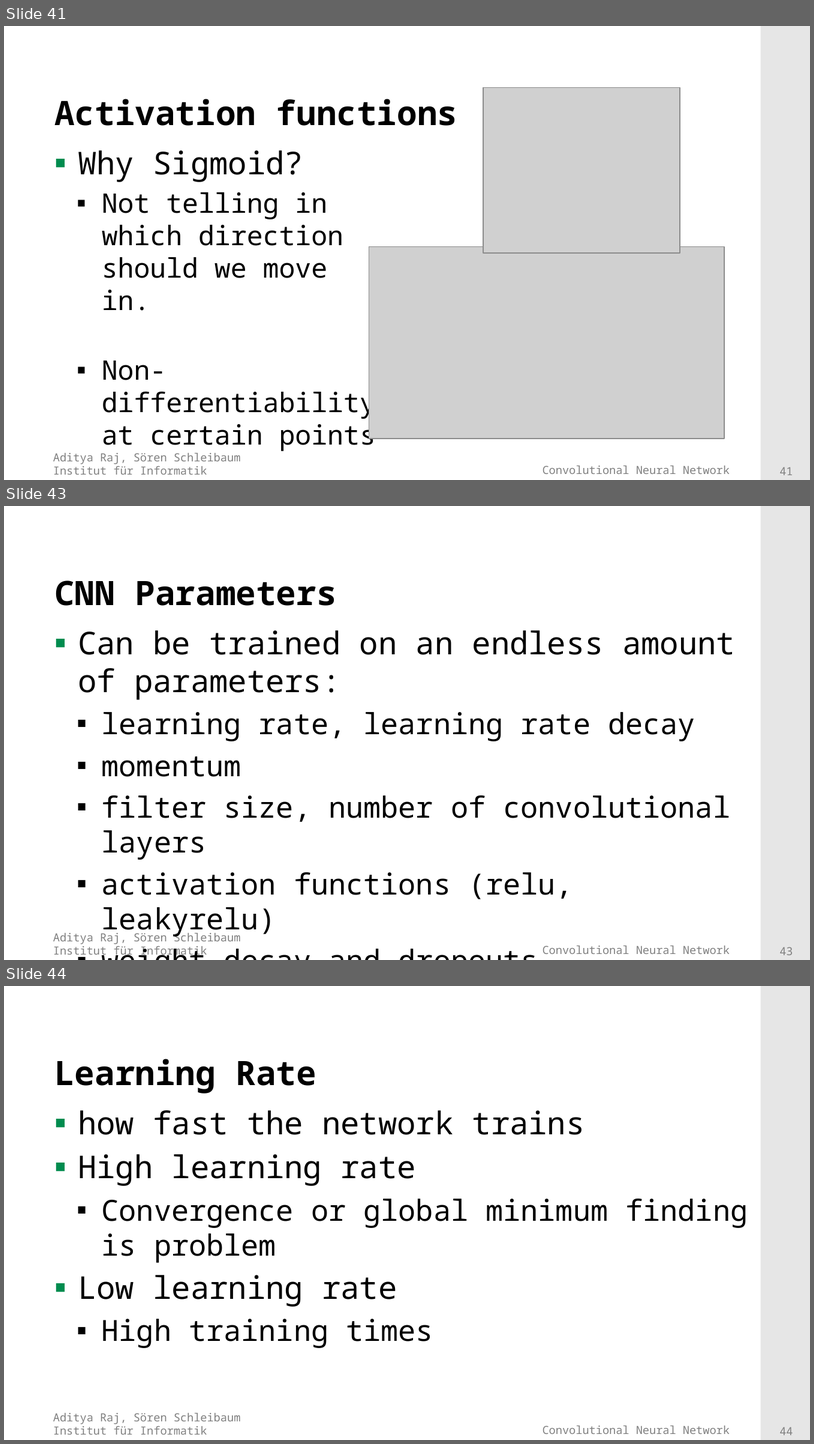
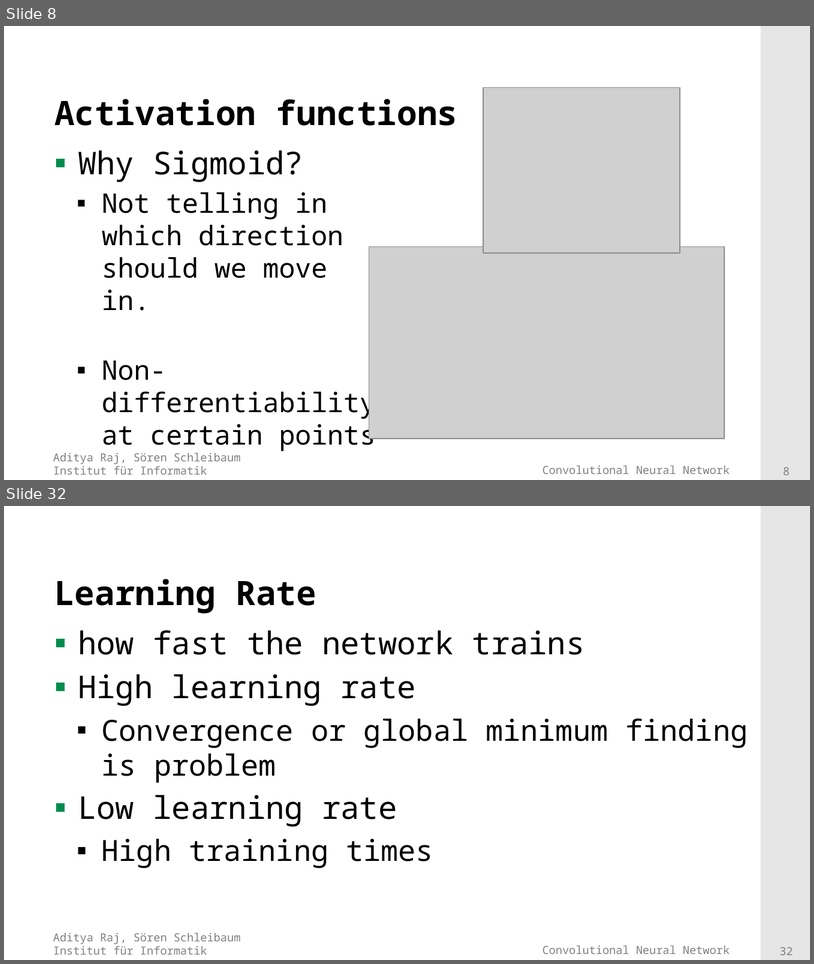
Before and after one commit to adityaraj52/ConvNet, a slide deck: PresentationsAndTalk/Presentation_final.pptx. Shown one above the other, each under a label of ours: slides 41, 43 and 44 before the commit, slides 8 and 32 after it; the slides between them are not shown. The pictures are 814x1444 and 814x964 pixels, drawn with LibreOffice and Linux fonts; fonts in the diff are those of the drawing; grey boxes stand for pictures; background and template pictures are left out. Boxes give left, top, right and bottom in pixels: in the first picture for what was removed or moved away, otherwise in the second. Text is boxed around its words. In the diff, an @@ line names an element or a change of style, - is before the commit and + after.

```diff
--- a/PresentationsAndTalk/Presentation_final.pptx
+++ b/PresentationsAndTalk/Presentation_final.pptx
@@ slide 43 removed at [4, 506, 810, 960], background #FFFFFF; not listed: 4 template elements that a slide beside it also shows @@
@@ title removed at [54, 580, 337, 606] @@
-CNN Parameters
@@ text removed at [78, 630, 735, 899] @@
-▪ Can be trained on an endless amount of parameters:
-  ▪ learning rate, learning rate decay
-  ▪ momentum
-  ▪ filter size, number of convolutional layers
-  ▪ activation functions (relu, leakyrelu)
-  ▪ weight decay and dropouts
@@ what was slide 41 is now slide 8 @@
@@ page number at [783, 466, 790, 475]: text changed @@
-41
+8
@@ what was slide 44 is now slide 32 @@
@@ page number at [780, 946, 793, 955]: text changed @@
-44
+32
```
Also in this commit, not shown: 4 slides changed, 4 slides added, 26 other slides removed, 6 other files.
